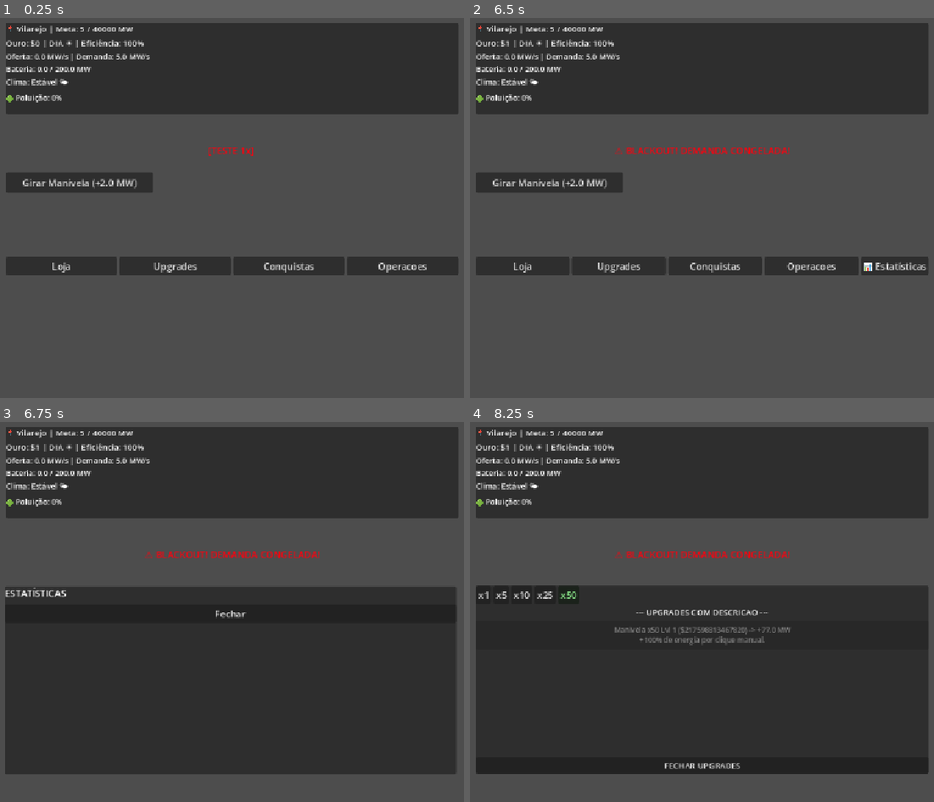
Above: before the commit, frames 1-4 (two rows, left to right).
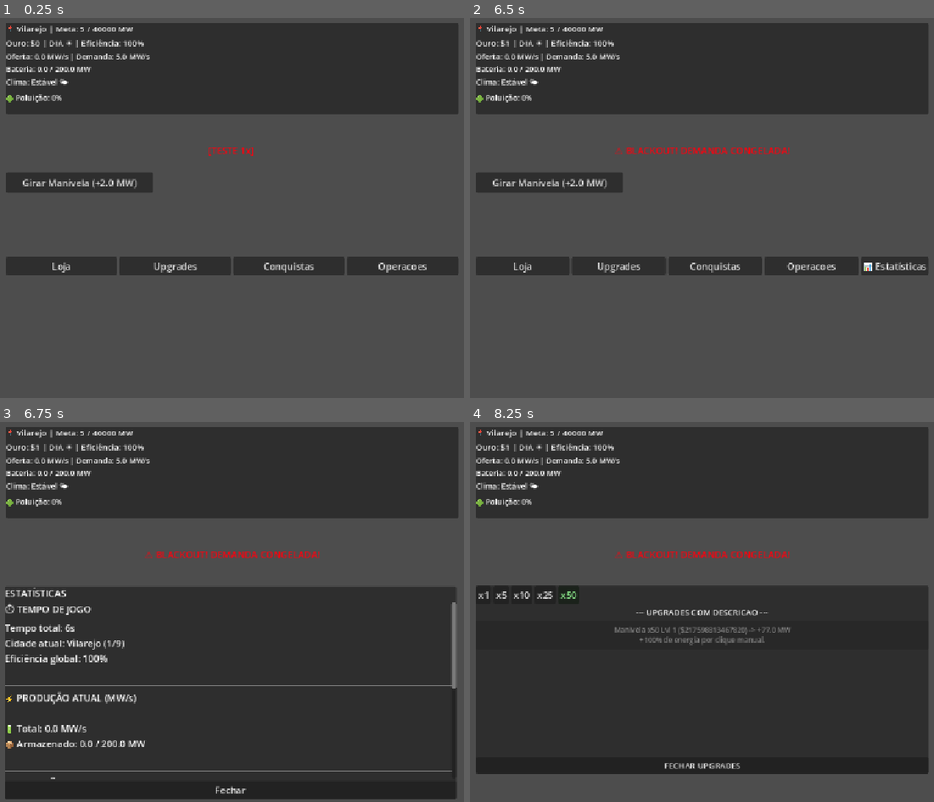
Above: after the commit, the same moments.

Repository: rafaeldeveloperbr-design/power-grid
Game: Godot game, scene res://main.tscn
Same seed, same stepped clock (60 frames per second), same inputs: the game is played once before the commit and once after it.
Inputs:
- Up to frame 1 (0.25 s): no input
- Up to frame 2 (6.5 s): click "Girar Manivela (+2.0 MW)" at 0.5 s; click "Loja" at 1.25 s; click "x1" at 2 s; click "x5" at 2.75 s; click "x10" at 3.5 s; click "x25" at 4.25 s; click "x50" at 5 s; click "FECHAR LOJA" at 5.75 s
- Up to frame 3 (6.75 s): click "📊 Estatísticas" at 6.5 s
- Up to frame 4 (8.25 s): click "Fechar" at 7.25 s; click "Upgrades" at 8 s

Frames 1-2 are identical in both runs. In frame 3, 8.9% of the frame differs, in the area x 1-99%, y 47-100%; in frame 4, nothing differs.

Commit message:
lista estatisticas funcionando

Diff:
--- a/main.gd
+++ b/main.gd
@@ -111,6 +111,7 @@
 	if botao_abrir_estatisticas: botao_abrir_estatisticas.visible = false
 	if painel_estatisticas: painel_estatisticas.visible = false
 
+
 	if GameState.has_signal("recurso_mudou"):
 		GameState.recurso_mudou.connect(atualizar_interface)
 		GameState.producao_mudou.connect(atualizar_interface)
@@ -125,6 +126,10 @@
 
 	# --- BOTÕES DE QUANTIDADE ---
 	_criar_botoes_quantidade()
+
+	print("DEBUG: PainelEstatisticas = ", $PainelEstatisticas)
+	print("DEBUG: ListaEstatisticas = ", $PainelEstatisticas/VBoxContainer/ScrollEstatisticas/ListaEstatisticas)
+
 
 	# --- MODO TESTE ---
 	if MODO_TESTE:
@@ -299,28 +304,33 @@
 
 func atualizar_estatisticas():
 	if not lista_estatisticas:
+		print("ERRO: lista_estatisticas é NULL!")
 		return
 
-	# Limpa labels antigas
+	# Limpeza imediata - corrige o bug dos 14 labels
 	for child in lista_estatisticas.get_children():
-		child.queue_free()
+		lista_estatisticas.remove_child(child)
+		child.free()
 
 	# --- TEMPO E PROGRESSO ---
 	var label_tempo = Label.new()
-	label_tempo.autowrap_mode = TextServer.AUTOWRAP_WORD_SMART
-	label_tempo.text = "⏱️ TEMPO DE JOGO\n"
+	label_tempo.autowrap_mode = TextServer.AUTOWRAP_WORD
+	label_tempo.size_flags_horizontal = Control.SIZE_EXPAND_FILL
+	label_tempo.text = "⏱ TEMPO DE JOGO\n"
 	label_tempo.text += "Tempo total: %s\n" % _formatar_tempo(tempo_total_jogado)
 	label_tempo.text += "Cidade atual: %s (%d/9)\n" % [GameState.get_cidade_atual_info().nome, GameState.cidade_atual + 1]
 	label_tempo.text += "Eficiência global: %.0f%%\n" % (GameState.eficiencia_global * 100)
 	lista_estatisticas.add_child(label_tempo)
 
 	var separador1 = HSeparator.new()
+	separador1.custom_minimum_size.y = 10
 	lista_estatisticas.add_child(separador1)
 
 	# --- PRODUÇÃO POR GERADOR ---
 	var label_producao = Label.new()
-	label_producao.autowrap_mode = TextServer.AUTOWRAP_WORD_SMART
-	label_producao.text = " PRODUÇÃO ATUAL (MW/s)\n"
+	label_producao.autowrap_mode = TextServer.AUTOWRAP_WORD
+	label_producao.size_flags_horizontal = Control.SIZE_EXPAND_FILL
+	label_producao.text = "⚡ PRODUÇÃO ATUAL (MW/s)\n"
 
 	var tipos_geradores = ["solar", "eolica", "carvao", "geotermica", "biomassa", "hidreletrica", "nuclear", "fusao"]
 	var total_producao = 0.0
@@ -343,7 +353,9 @@
 		var producao_total_tipo = producao_unit * qtd
 		total_producao += producao_total_tipo
 
-		var eh_dia_str = "" if tipo != "solar" else (" [DIA]" if eh_dia else " [NOITE]")
+		var eh_dia_str = ""
+		if tipo == "solar":
+			eh_dia_str = " [DIA]" if eh_dia else " [NOITE]"
 		label_producao.text += "%s x%d: %.1f MW/s%s\n" % [tipo.capitalize(), qtd, producao_total_tipo, eh_dia_str]
 
 	label_producao.text += "\n🔋 Total: %.1f MW/s\n" % total_producao
@@ -351,12 +363,14 @@
 	lista_estatisticas.add_child(label_producao)
 
 	var separador2 = HSeparator.new()
+	separador2.custom_minimum_size.y = 10
 	lista_estatisticas.add_child(separador2)
 
 	# --- POLUIÇÃO POR GERADOR ---
-	var label_poluicao = Label.new()
-	label_poluicao.autowrap_mode = TextServer.AUTOWRAP_WORD_SMART
-	label_poluicao.text = "🏭 POLUIÇÃO (por segundo)\n"
+	var label_poluicao_estat = Label.new()
+	label_poluicao_estat.autowrap_mode = TextServer.AUTOWRAP_WORD
+	label_poluicao_estat.size_flags_horizontal = Control.SIZE_EXPAND_FILL
+	label_poluicao_estat.text = "☢️ POLUIÇÃO (por segundo)\n"
 
 	var total_poluicao = 0.0
 	for tipo in GameState.POLUICAO_POR_GERADOR.keys():
@@ -366,38 +380,45 @@
 		var pol_unit = GameState.POLUICAO_POR_GERADOR[tipo]
 		var pol_total = pol_unit * qtd
 
-		# Aplica filtro de carvão se ativo
 		if tipo == "carvao" and GameState.filtro_carvao_ativo:
 			pol_total *= 0.5
 
 		total_poluicao += pol_total
 
 		var icone = "🔴" if pol_unit > 0 else "🟢" if pol_unit < 0 else "⚪"
-		label_poluicao.text += "%s %s x%d: %.2f/s\n" % [icone, tipo.capitalize(), qtd, pol_total]
-
-	label_poluicao.text += "\n🌍 Poluição atual: %.0f%%\n" % GameState.poluicao
-	label_poluicao.text += " Variação: %.2f/s\n" % total_poluicao
+		label_poluicao_estat.text += "%s %s x%d: %.2f/s\n" % [icone, tipo.capitalize(), qtd, pol_total]
+
+	label_poluicao_estat.text += "\nPoluição atual: %.0f%%\n" % GameState.poluicao
+	label_poluicao_estat.text += "Variação: %.2f/s\n" % total_poluicao
 
 	if GameState.tecnicos_ambientais > 0:
 		var bonus_amb = 1.0 + min((GameState.tecnicos_ambientais - 1) * 0.08, 0.4)
 		var limpeza = GameState.tecnicos_ambientais * GameState.LIMPEZA_BASE_AMBIENTAL * bonus_amb
-		label_poluicao.text += "🌿 Limpeza: %.2f/s (%d técnicos)\n" % [limpeza, GameState.tecnicos_ambientais]
-
-	lista_estatisticas.add_child(label_poluicao)
+		label_poluicao_estat.text += "🌿 Limpeza: %.2f/s (%d técnicos)\n" % [limpeza, GameState.tecnicos_ambientais]
+
+	lista_estatisticas.add_child(label_poluicao_estat)
 
 	var separador3 = HSeparator.new()
+	separador3.custom_minimum_size.y = 10
 	lista_estatisticas.add_child(separador3)
 
 	# --- ESTATÍSTICAS GERAIS ---
 	var label_geral = Label.new()
-	label_geral.autowrap_mode = TextServer.AUTOWRAP_WORD_SMART
-	label_geral.text = " ESTATÍSTICAS GERAIS\n"
+	label_geral.autowrap_mode = TextServer.AUTOWRAP_WORD
+	label_geral.size_flags_horizontal = Control.SIZE_EXPAND_FILL
+	label_geral.text = "📊 ESTATÍSTICAS GERAIS\n"
 	label_geral.text += "💰 Ouro atual: $%d\n" % int(GameState.ouro)
-	label_geral.text += "🏗️ Total de geradores: %d\n" % GameState.get_total_geradores()
+	label_geral.text += "🏗 Total de geradores: %d\n" % GameState.get_total_geradores()
 	label_geral.text += "🔧 Técnicos manutenção: %d\n" % GameState.tecnicos_manutencao
-	label_geral.text += " Técnicos ambientais: %d\n" % GameState.tecnicos_ambientais
-	var total_conquistas = achievement_manager.get("CONQUISTAS").size()
-	label_geral.text += "🏆 Conquistas desbloqueadas: %d/%d\n" % [_contar_conquistas_desbloqueadas(), total_conquistas]
+	label_geral.text += "🌿 Técnicos ambientais: %d\n" % GameState.tecnicos_ambientais
+
+	var total_conquistas = 0
+	if achievement_manager and achievement_manager.has_method("get"):
+		var conquistas = achievement_manager.get("CONQUISTAS")
+		if conquistas is Array:
+			total_conquistas = conquistas.size()
+
+	label_geral.text += "🏆 Conquistas: %d/%d\n" % [_contar_conquistas_desbloqueadas(), total_conquistas]
 
 	if GameState.filtro_carvao_ativo:
 		label_geral.text += "✅ Filtro de carvão: ATIVO\n"
@@ -1000,8 +1021,8 @@
 		_manut_inicializado = false
 		atualizar_interface()
 func _on_botao_abrir_estatisticas_pressed() -> void:
+	if painel_estatisticas: painel_estatisticas.visible = true
 	atualizar_estatisticas()
-	if painel_estatisticas: painel_estatisticas.visible = true
 	mudar_visibilidade_botoes(false)
 
 func _on_botao_fechar_estatisticas_pressed() -> void:
--- a/main.tscn
+++ b/main.tscn
@@ -390,10 +390,14 @@
 text = "ESTATÍSTICAS"
 
 [node name="ScrollEstatisticas" type="ScrollContainer" parent="PainelEstatisticas/VBoxContainer" unique_id=438810943]
-layout_mode = 2
-
-[node name="VBoxContainer" type="VBoxContainer" parent="PainelEstatisticas/VBoxContainer/ScrollEstatisticas" unique_id=138231046]
-layout_mode = 2
+custom_minimum_size = Vector2(200, 300)
+layout_mode = 2
+size_flags_vertical = 3
+
+[node name="ListaEstatisticas" type="VBoxContainer" parent="PainelEstatisticas/VBoxContainer/ScrollEstatisticas" unique_id=138231046]
+layout_mode = 2
+size_flags_horizontal = 3
+size_flags_vertical = 3
 
 [node name="BotaoFecharEstatisticas" type="Button" parent="PainelEstatisticas/VBoxContainer" unique_id=2033172764]
 unique_name_in_owner = true
